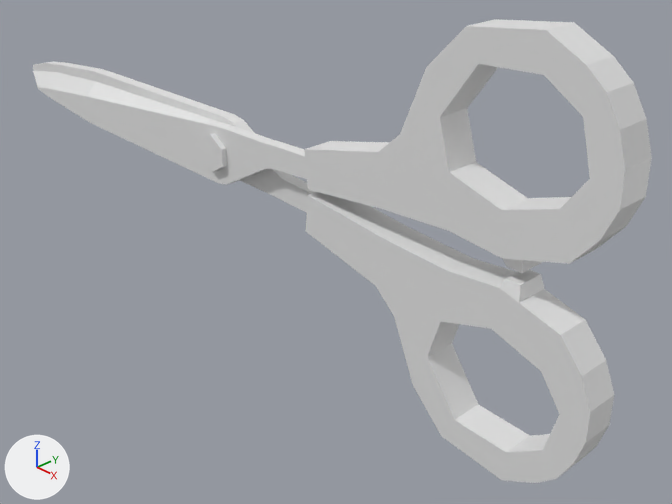
Before and after pictures for a commit that changed the Blender file Assets/3D Resources/scissor.blend.
The view is the same before and after, from a 50 mm camera at (0.259, -0.189, 0.115) aimed at (0.042, 0.015, -0.031). The axes (+X, +Y, +Z) are drawn at lower left. The lights are the same throughout.

The scene before the commit, as lines of its bpy script (objects in view):
```python
me_cube_000 = bpy.data.meshes.new('Cube.000')
me_cube_000.from_pydata(...)  # 158 vertices, 158 faces; spans x -0.147..0.16, y -0.006..0.007, z -0.066..0.012
me_cube_001 = bpy.data.meshes.new('Cube.001')
me_cube_001.from_pydata(...)  # 158 vertices, 158 faces; spans x -0.147..0.16, y -0.007..0.006, z -0.012..0.066
ob_scissor_black_a = bpy.data.objects.new('Scissor black A', me_cube_001)
ob_scissor_black_a.location = (0.0, 0.0, 0.0)
ob_scissor_black_b = bpy.data.objects.new('Scissor black B', me_cube_000)
ob_scissor_black_b.location = (0.0, 0.0, 0.0)
```
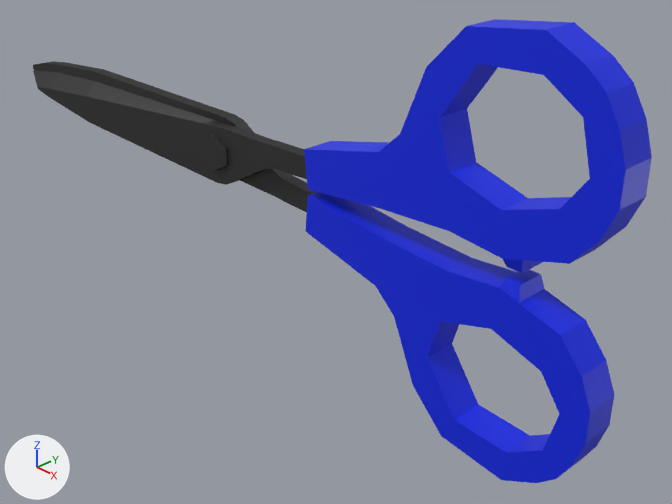
Changed parts and their boxes [x1, y1, x2, y2] in the pictures (672 x 504 px):
part 1 of me_cube_000, recoloured
    both: [33, 61, 316, 212]
part 2 of me_cube_000, recoloured (grey to blue)
    both: [305, 192, 614, 483]
part 3 of me_cube_001, recoloured
    both: [33, 71, 307, 185]
part 4 of me_cube_001, recoloured (grey to blue)
    both: [304, 19, 652, 273]

The change, as a list of edits to the scene's bpy script:
```text
Add mat_매테리얼:
    mat_매테리얼 = bpy.data.materials.new('매테리얼')
    mat_매테리얼.use_nodes = True; mat_매테리얼.node_tree.nodes.clear()
    _N = mat_매테리얼.node_tree.nodes; _L = mat_매테리얼.node_tree.links
    n0 = _N.new('ShaderNodeOutputMaterial'); n0.name = 'Material Output'
    n1 = _N.new('ShaderNodeBsdfAnisotropic'); n1.name = '광택 BSDF'
    n1.distribution = 'GGX'
    n1.inputs[0].default_value = (0.115, 0.115, 0.115, 1.0)  # 'Color', dark grey #5f5f5f
    _L.new(n1.outputs[0], n0.inputs[0])  # 'BSDF' to 'Surface'
Add mat_매테리얼_001:
    mat_매테리얼_001 = principled_material('매테리얼.001')
    mat_매테리얼_001.base_color = (0.0, 0.0182, 0.8)  # blue #0025e7
Change me_cube_000:
    where me_cube_000.from_pydata(...)  # 158 vertices, 158 faces; spans x -0.147..0.16, y -0.006..0.007, z -0.066..0.012
    used by ob_scissor_black_b; location = (0.0, 0.0, 0.0)
    me_cube_000 part 1: all 81 faces centred in x -0.147..0.04, y 0.0..0.007, z -0.011..0.012 switch from no material to mat_매테리얼
    me_cube_000 part 2: all 77 faces centred in x 0.049..0.159, y -0.006..0.006, z -0.064..-0.002 switch from no material to mat_매테리얼_001 (blue #0025e7)
Change me_cube_001:
    where me_cube_001.from_pydata(...)  # 158 vertices, 158 faces; spans x -0.147..0.16, y -0.007..0.006, z -0.012..0.066
    used by ob_scissor_black_a; location = (0.0, 0.0, 0.0)
    me_cube_001 part 3: all 81 faces centred in x -0.147..0.04, y -0.007..0.0, z -0.012..0.011 switch from no material to mat_매테리얼
    me_cube_001 part 4: all 77 faces centred in x 0.049..0.159, y -0.006..0.006, z 0.002..0.064 switch from no material to mat_매테리얼_001 (blue #0025e7)
```
